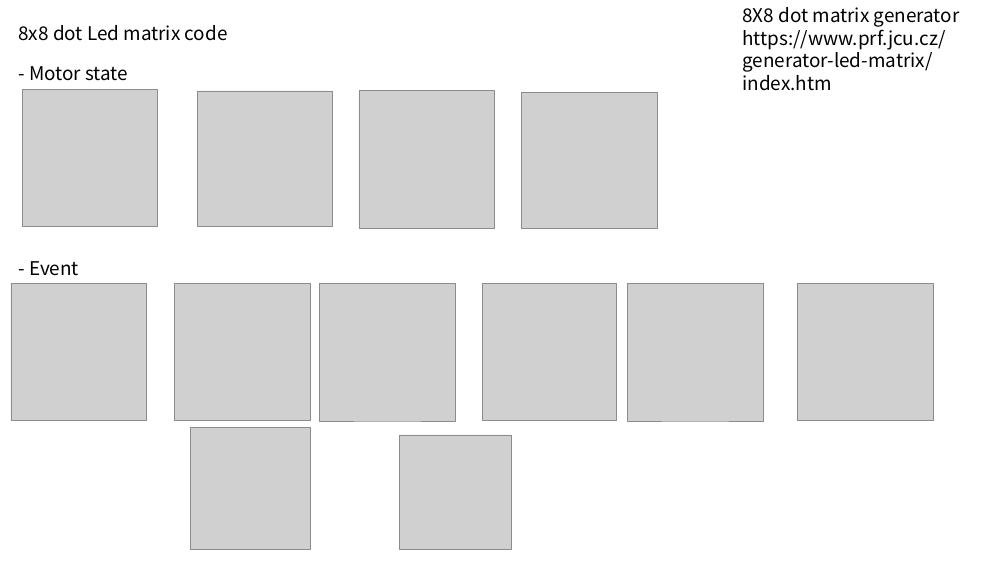
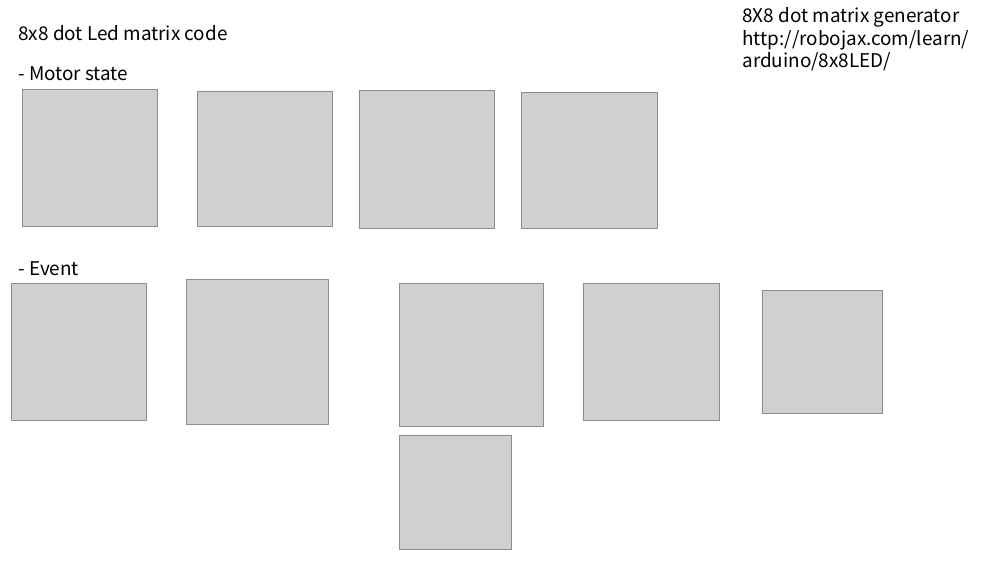
Before and after one commit to bumiilove/2021_embedded_system_201720941_, a slide deck: slide 1 of 최종설계프로젝트/server matrix control.pptx. Drawn at 1008x567 pixels with LibreOffice and Linux fonts; fonts in the diff are those of the drawing; grey boxes stand for pictures. Boxes give left, top, right and bottom in pixels: in the first picture for what was removed or moved away, otherwise in the second. Text is boxed around its words. In the diff, an @@ line names an element or a change of style, - is before the commit and + after.

```diff
--- a/최종설계프로젝트/server matrix control.pptx
+++ b/최종설계프로젝트/server matrix control.pptx
@@ text at [743,25,970,71]: text changed @@
-https://www.prf.jcu.cz/generator-led-matrix/index.htm
+http://robojax.com/learn/arduino/8x8LED/
@@ picture: place and size @@
-picture at [175,284,311,420]
+picture at [187,280,328,425]
@@ picture removed at [320,284,456,421] @@
@@ picture added at [399,284,543,427] @@
@@ picture removed at [482,284,617,420] @@
@@ picture: place and size @@
-picture at [798,284,935,420]
+picture at [583,284,720,420]
@@ picture removed at [628,284,764,421] @@
@@ picture: place and size @@
-picture at [191,427,311,550]
+picture at [762,291,882,414]
```
